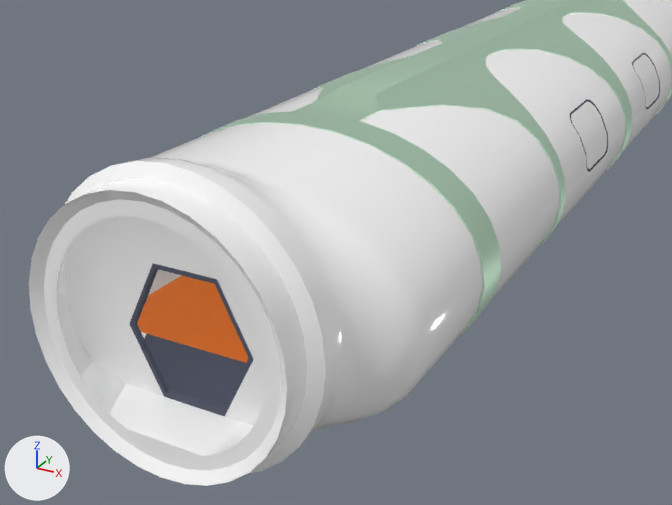
An edit to the glTF model Assets/Ground_Passenger_Pod/Ground_Passenger_Pod.glb, drawn before and after from the same camera.
Both versions are drawn from a camera (50 mm lens) standing at (0.7, -2.211, 0.587) and looking at (0.148, -1.208, 0.085). The axes (+X, +Y, +Z) are drawn at lower left. The lights are the same throughout. Where no turn or scale is listed for an object, it has been applied to the vertices.

The first picture shows 'PassengerPod', 'PassengerPod-Windows'.
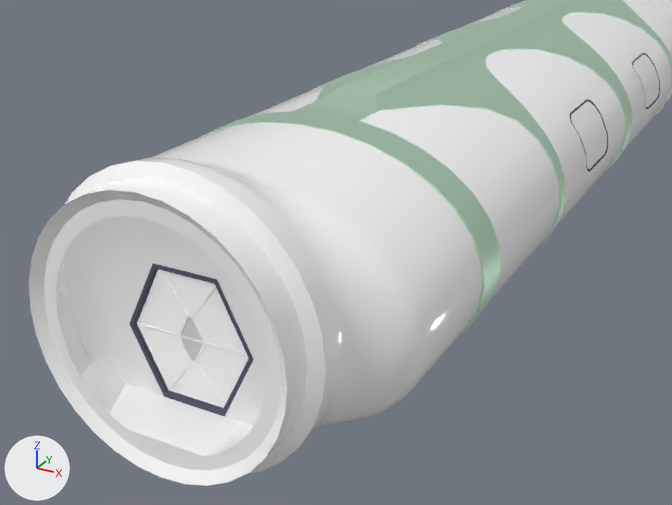
The change, as a diff of the scene's bpy script:
```diff
--- a/Assets/Ground_Passenger_Pod/Ground_Passenger_Pod.glb.py
+++ b/Assets/Ground_Passenger_Pod/Ground_Passenger_Pod.glb.py
@@ mat_glass @@
+mat_glass = principled_material('Glass')
+mat_glass.base_color = (0.8, 0.8, 0.8)  # white #e7e7e7
+mat_glass.roughness = 0.0
@@ mat_mint @@
+mat_mint = principled_material('Mint')
+mat_mint.base_color = (1.0, 1.0, 1.0)  # white #ffffff
+mat_mint.metallic = 1.0
+mat_mint.roughness = 1.0
@@ me_cylinder_002 @@
+me_cylinder_002.from_pydata(...)  # 208 vertices, 432 faces; spans x -0.098..0.098, y -0.003..0.003, z -0.199..0.002
+# faces by material slot: [424, 8]
+me_cylinder_002.materials.append(mat_mint)  # white #ffffff
+me_cylinder_002.materials.append(mat_glass)  # white #e7e7e7
@@ ob_airlockdoor_passengerpod @@
+ob_airlockdoor_passengerpod = bpy.data.objects.new('AirlockDoor_PassengerPod', me_cylinder_002)
+ob_airlockdoor_passengerpod.location = (0.002, -1.341, 0.08)
```

Boxes [x1, y1, x2, y2] around the edits, measured in the pictures (672 x 505 px):
'AirlockDoor_PassengerPod', added: after [137, 269, 249, 408]
    faces in mat_mint (white #ffffff): [137, 269, 249, 408]
    faces in mat_glass (white #e7e7e7): [181, 317, 203, 361]
